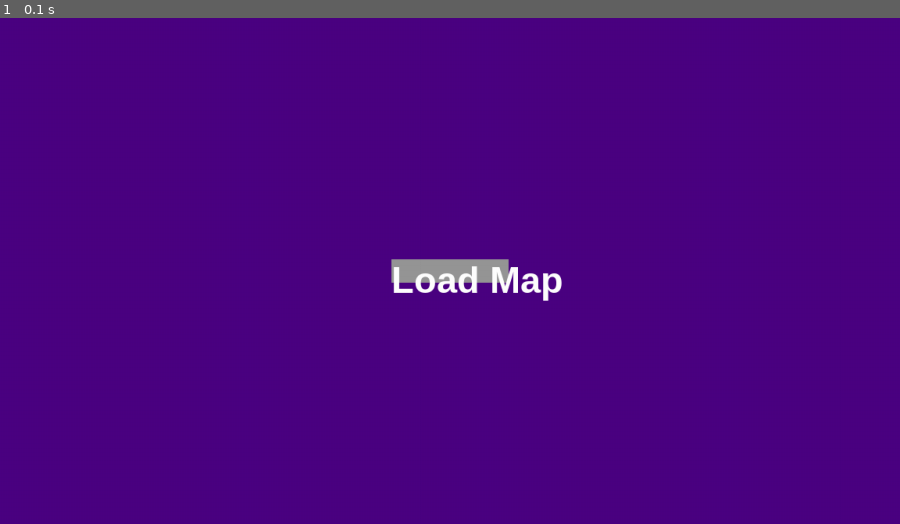
Above: before the commit, frame 1.
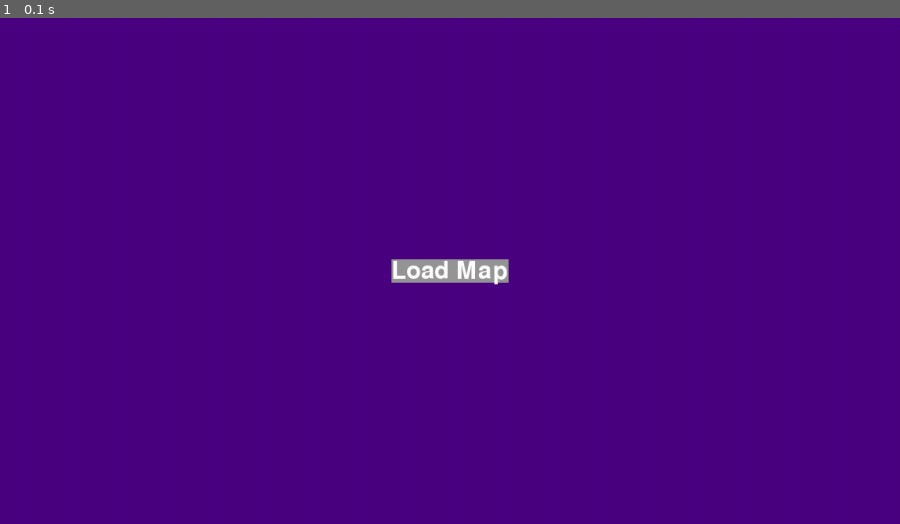
Above: after the commit, the same moment.

Repository: EvannBerthou/PygamePlatformer
Game: pygame game, started from main.py
The game is run twice, just before and just after one commit, with the same random seed, the same clock (stepped at 60 frames per second) and the same inputs.
Inputs:
- Up to frame 1 (0.1 s): no input

The runs differ from the first frame. In frame 1, 0.6% of the frame differs, in the area x 43-63%, y 48-56%.

Commit message:
(#124) Loading default font on every text

Diff:
--- a/UI.py
+++ b/UI.py
@@ -86,7 +86,7 @@
         #clamp self.value in [self.min_value; self.max_value]
         self.value = max(self.min_value, min(self.value, self.max_value))
 
-BUTTON_TEXT = pygame.font.SysFont("Arial Black", 42)
+BUTTON_TEXT = pygame.font.SysFont(pygame.font.get_default_font(), 46)
 
 class Button(UIElement):
     def set_text(self, text):
--- a/data/editor/editor_update.py
+++ b/data/editor/editor_update.py
@@ -6,7 +6,7 @@
 
 
 pygame.font.init()
-MODE_TEXT = pygame.font.SysFont("Arial Black", 46)
+MODE_TEXT = pygame.font.SysFont(pygame.font.get_default_font(), 46)
 
 class MODE:
     Camera = 0
